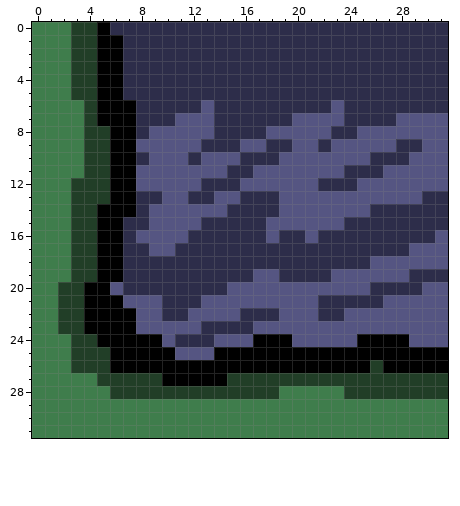
A pixel-art sprite gets an edit: graphics/ground/ground_bottom_left.png. Above is the file before it was changed.
The file is 32x32 pixels.
After the commit:
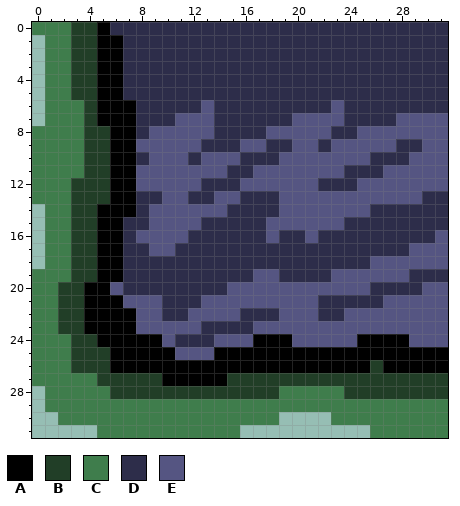
Palette (. is transparent): A #000000  B #213e27  C #3f7d4c  D #2d2d4a  E #555582
Change:
@@ x 0..2 @@
  0 CCC
- 1 CCC
- 2 CCC
- 3 CCC
- 4 CCC
- 5 CCC
- 6 CCC
- 7 CCC
+ 1 .CC
+ 2 .CC
+ 3 .CC
+ 4 .CC
+ 5 .CC
+ 6 .CC
+ 7 .CC
  8 CCC
@@ x 0..2 @@
 13 CCC
-14 CCC
-15 CCC
-16 CCC
-17 CCC
-18 CCC
+14 .CC
+15 .CC
+16 .CC
+17 .CC
+18 .CC
 19 CCC
@@ x 0..31 @@
 27 CCCCCBBBBBAAAAABBBBBBBBBBBBBBBBB
-28 CCCCCCBBBBBBBBBBBBBCCCCCBBBBBBBB
-29 CCCCCCCCCCCCCCCCCCCCCCCCCCCCCCCC
-30 CCCCCCCCCCCCCCCCCCCCCCCCCCCCCCCC
-31 CCCCCCCCCCCCCCCCCCCCCCCCCCCCCCCC
+28 .CCCCCBBBBBBBBBBBBBCCCCCBBBBBBBB
+29 .CCCCCCCCCCCCCCCCCCCCCCCCCCCCCCC
+30 ..CCCCCCCCCCCCCCCCC....CCCCCCCCC
+31 .....CCCCCCCCCCC..........CCCCCC
